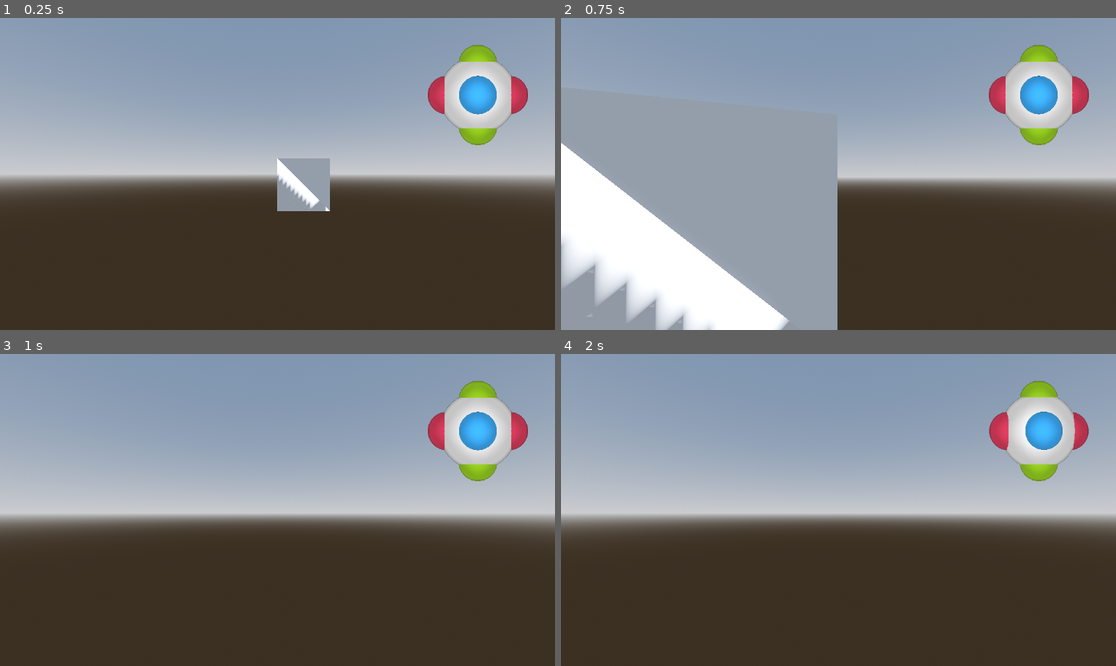
Above: before the commit, frames 1-4 (two rows, left to right).
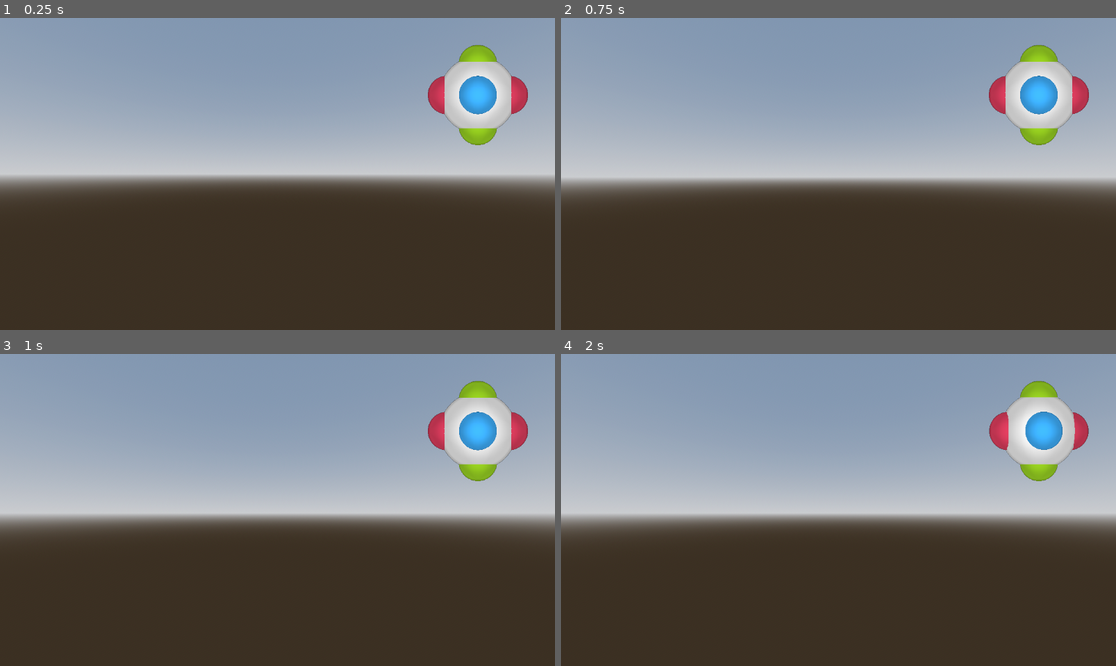
Above: after the commit, the same moments.

Repository: devdye/4DGame
Game: Godot game, scene res://Math/a.tscn
The game is run twice, just before and just after one commit, with the same random seed, the same clock (stepped at 60 frames per second) and the same inputs.
Inputs (mouse positions are in pixels of both pictures, inside the frame that each line leads up to):
- Up to frame 1 (0.25 s): no input
- Up to frame 2 (0.75 s): tap Enter at 0.5 s; move the mouse to (866, 174) at 0.52 s; hold W (forward) from 0.53 s (still down); hold Middle mouse button (4d_control) from 0.53 s (still down)
- Up to frame 3 (1 s): keep holding W (forward); keep holding Middle mouse button (4d_control); tap Space (jump) at 0.77 s
- Up to frame 4 (2 s): keep holding W (forward); tap Space (jump) at 1.25, 1.52 s; move the mouse to (810, 510) at 1.27 s; release Middle mouse button (4d_control) at 1.28 s; tap Shift (sneak) at 1.35 s

The runs differ from the first frame. In frame 1, 1.6% of the frame differs, in the area x 49-60%, y 44-62%; in frame 2, 30%, in the area x 0-50%, y 35-100%; in frame 3, nothing differs; in frame 4, nothing differs.
Error after the commit: Invalid type in function 'get_triangles_from_points' in base 'MeshInstance3D (mesh.gd)'. The array of argument 1 (Array) does not have the same element type as…

Commit message:
Adding Comments

Diff:
--- a/Math/intersect4d.gd
+++ b/Math/intersect4d.gd
@@ -1,33 +1,50 @@
 class_name Intersect4D
 
+# Retrieve all edges of the tetrahedron as line segments
+func get_tetrahedron_segments(p1: Vector4, p2: Vector4, p3: Vector4, p4: Vector4) -> Array:
+	return [[p2, p1], [p4, p1], [p2, p4], [p3, p1], [p3, p4], [p3, p2]]
+
+# Computes intersection points between a tetrahedron and a hyperplane
 func get_tetrahedron_intersect(hyperplane: Subspace3D, p1: Vector4, p2: Vector4, p3: Vector4, p4: Vector4) -> Array:
 	var segments = get_tetrahedron_segments(p1, p2, p3, p4)
+	var hits = []
 
-	var hits = []
+	# For each segment, compute intersection with the hyperplane
 	for seg in segments:
 		var p = get_intersect(hyperplane, seg[0], seg[1])
 		if p != null: hits.append(p)
 
+	# If there are two or fewer intersection points, no valid polygon exists
+	if len(hits) <= 2: return []
+
+	# Filter out duplicate points within a small tolerance
 	var unique = []
+
 	for p in hits:
 		if not unique.any(func(q): return q.distance_to(p) < 1e-5):
 			unique.append(p)
 
+	# Return the list of unique intersection points
 	return unique
 
+# Converts a 4D vector to a 3D vector by discarding the w component
 func vec4_to_3(vector: Vector4):
 	return Vector3(vector.x, vector.y, vector.z)
 
+# Computes the intersection point between a line segment and a hyperplane
 func get_intersect(hyperplane: Subspace3D, a: Vector4, b: Vector4):
 	var n: Vector4 = hyperplane.get_normal()
 	var denom: float = n.dot(b - a)
 
+	# If the segment is parallel to the hyperplane, there is no intersection
 	if abs(denom) == 0: return null
 
+	# Compute the 4D intersection point using linear interpolation and verify if it lies within the segment
 	var t: float = -n.dot(a) / denom
+	if (t <= 0.0 or t >= 1.0): return null
+
+	# Compute the 4D intersection point using linear interpolation
 	var inter: Vector4 = (1 - t) * a + t * b
 
-	return vec4_to_3(inter) if (t >= 0.0 and t <= 1.0) else null
-
-func get_tetrahedron_segments(p1: Vector4, p2: Vector4, p3: Vector4, p4: Vector4) -> Array:
-	return [[p2, p1], [p4, p1], [p2, p4], [p3, p1], [p3, p4], [p3, p2]]
+	# Return the 3D projection of the intersection
+	return vec4_to_3(inter)
--- a/Math/mesh.gd
+++ b/Math/mesh.gd
@@ -502,22 +502,28 @@
 	tetrahedrons = new_tetrahedrons
 
 
-func get_triangles_from_points(points : Array) -> Array:
+# Extracts two triangles from four coplanar points by ordering them CCW
+func get_triangles_from_points(points: Array[Vector3]) -> Array:
 	# Expect exactly 4 distinct, coplanar Vector3s
 	if points.size() != 4:
 		return []
 
-	# ------------------------------------------------------------------
-	# 1) Build a 2-D basis in the plane of the quad
-	# ------------------------------------------------------------------
-	var p0  = points[0]
-	var n   = ((points[1] - p0).cross(points[2] - p0))
+	# 1)  Build a 2-D basis in the plane of the quad
+
+	# Define Point 0 and Normal
+	var p0: Vector3 = points[0]
+	var n: Vector3 = ((points[1] - p0).cross(points[2] - p0))
+
+	# If those points are collinear, use a different cross
 	if n.length_squared() < 1e-8:
 		n = ((points[1] - p0).cross(points[3] - p0))
+
+	# Normalize the plane normal
 	n = n.normalized()
 
-	var u = (points[1] - p0).normalized()  # first in-plane axis
-	var v = n.cross(u)                     # second in-plane axis
+	# First axis in the plane and Second axis in the plane perpendicular to u
+	var u = (points[1] - p0).normalized()
+	var v = n.cross(u)
 
 	# Project every 3-D point into that 2-D basis
 	var poly_2d := []
@@ -525,86 +531,108 @@
 		var d = p - p0
 		poly_2d.append(Vector2(d.dot(u), d.dot(v)))
 
-	# ------------------------------------------------------------------
-	# 2) Order the four vertices CCW around their centre
-	# ------------------------------------------------------------------
+	# 2)  Order the four vertices CCW around their centre
+
+	# Compute center of projected points
 	var centre := Vector2()
 	for p in poly_2d:
 		centre += p
 	centre /= 4.0
 
+	# Initialize index order
 	var order := [0, 1, 2, 3]
+
+	# Sort indices by angle around centre
 	order.sort_custom(func(a, b):
 		return atan2(poly_2d[a].y - centre.y, poly_2d[a].x - centre.x) \
 			< atan2(poly_2d[b].y - centre.y, poly_2d[b].x - centre.x)
 	)
 
-	# ------------------------------------------------------------------
 	# 3) Fan-triangulate: 0-1-2 and 0-2-3
-	# ------------------------------------------------------------------
+
+	# Build first triangle from ordered vertices
 	var tri_a := [points[order[0]], points[order[1]], points[order[2]]]
+
+	# Build second triangle from ordered vertices
 	var tri_b := [points[order[0]], points[order[2]], points[order[3]]]
 
+	# If winding is inverted, swap to correct orientation
 	if ((tri_a[1] - tri_a[0]).cross(tri_a[2] - tri_a[0])).dot(n) < 0.0:
 		# Flip winding of each triangle
 		var tmp = tri_a[1]; tri_a[1] = tri_a[2]; tri_a[2] = tmp
 		tmp = tri_b[1];       tri_b[1] = tri_b[2]; tri_b[2] = tmp
 
+	# Return the two triangles as arrays of Vector3
 	return [tri_a, tri_b]
 
 
+# Builds a vertex array and index array from a list of triangles
 func build_vertices_and_indices(triangles: Array) -> Dictionary:
-
-	var raw_vertices := []            # temporary Array of Vector3
-	var raw_indices := []             # temporary Array of int
-	var idx_map := {}                 # Dictionary<Vector3, int>
-
+	var raw_vertices := []  # Temporary list to collect unique Vector3 vertices
+	var raw_indices := []  # Temporary list to collect triangle indices
+	var idx_map := {}  # Map from Vector3 to its index in raw_vertices
+
+	# Loop over each triangle or triangle group
 	for tri in triangles:
 		var tris := []
+
+		# If tri is already a single triangle, wrap in array
 		if tri.size() == 3 and tri[0] is Vector3:
 			tris = [tri]
 		else:
 			tris = tri
 
+		# Process each individual triangle
 		for single_tri in tris:
 			assert(single_tri.size() == 3)
+
+			# For each vertex, assign or reuse an index
 			for v in single_tri:
 				if not idx_map.has(v):
 					idx_map[v] = raw_vertices.size()
 					raw_vertices.append(v)
 				raw_indices.append(idx_map[v])
 
-	# now convert to Packed arrays
+	# Convert raw_vertices to a PackedVector3Array
 	var vertices = PackedVector3Array()
 	for v in raw_vertices:
 		vertices.append(v)
 
+	# Convert raw_indices to a PackedInt32Array
 	var indices = PackedInt32Array()
 	for i in raw_indices:
 		indices.append(i)
 
+	# Return dictionary containing vertices and indices
 	return {
 		"vertices": vertices,
 		"indices": indices,
 	}
 
-
+# Creates a mesh by intersecting each tetrahedron with a hyperplane
 func create_mesh():
 	var raw_tris := []
-	for tetra in tetrahedrons:
+
+	for tetrahedron in tetrahedrons:
+		# Compute intersection polygon with the world hyperplane
 		var inter = intersect.get_tetrahedron_intersect(
-			world.subspace3D, tetra.i, tetra.j, tetra.k, tetra.l
+			world.subspace3D, tetrahedron.i, tetrahedron.j, tetrahedron.k, tetrahedron.l
 		)
+
+		# If intersection is a triangle, use directly
 		if inter.size() == 3:
 			raw_tris.append(inter)
+
+		# If intersection is a quad, split into two triangles
 		elif inter.size() == 4:
 			var ts = get_triangles_from_points(inter)
-
 			raw_tris.append(ts[0])
 			raw_tris.append(ts[1])
 
+	# Build vertex and index arrays from collected triangles
 	var mesh_data = build_vertices_and_indices(raw_tris)
 
+	# Construct an ArrayMesh for rendering
 	var arr_mesh = ArrayMesh.new()
 	var arrays := []
 	arrays.resize(ArrayMesh.ARRAY_MAX)
@@ -612,13 +640,16 @@
 	arrays[ArrayMesh.ARRAY_INDEX]  = mesh_data.indices
 	arr_mesh.add_surface_from_arrays(Mesh.PRIMITIVE_TRIANGLES, arrays)
 
-	mesh = arr_mesh   # if this script is on a MeshInstanc
-
+	# Assign the generated mesh to this MeshInstance
+	mesh = arr_mesh
+
+# Called when node is added to scene, sets up mesh updates
 func _ready():
 	assert(world, "World is missing.")
 
+	# Apply Transformations
 	scale_mesh(scale_4d)
 
+	# Create the initial mesh and connect world subspace changes to mesh recreation
 	create_mesh()
-
 	world.subspace_change.connect(create_mesh)
